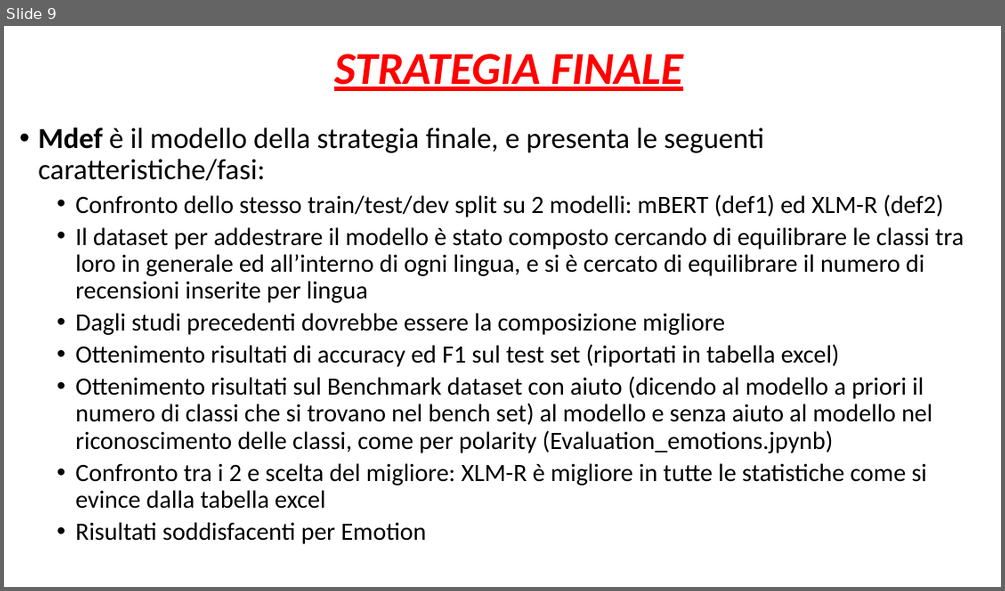
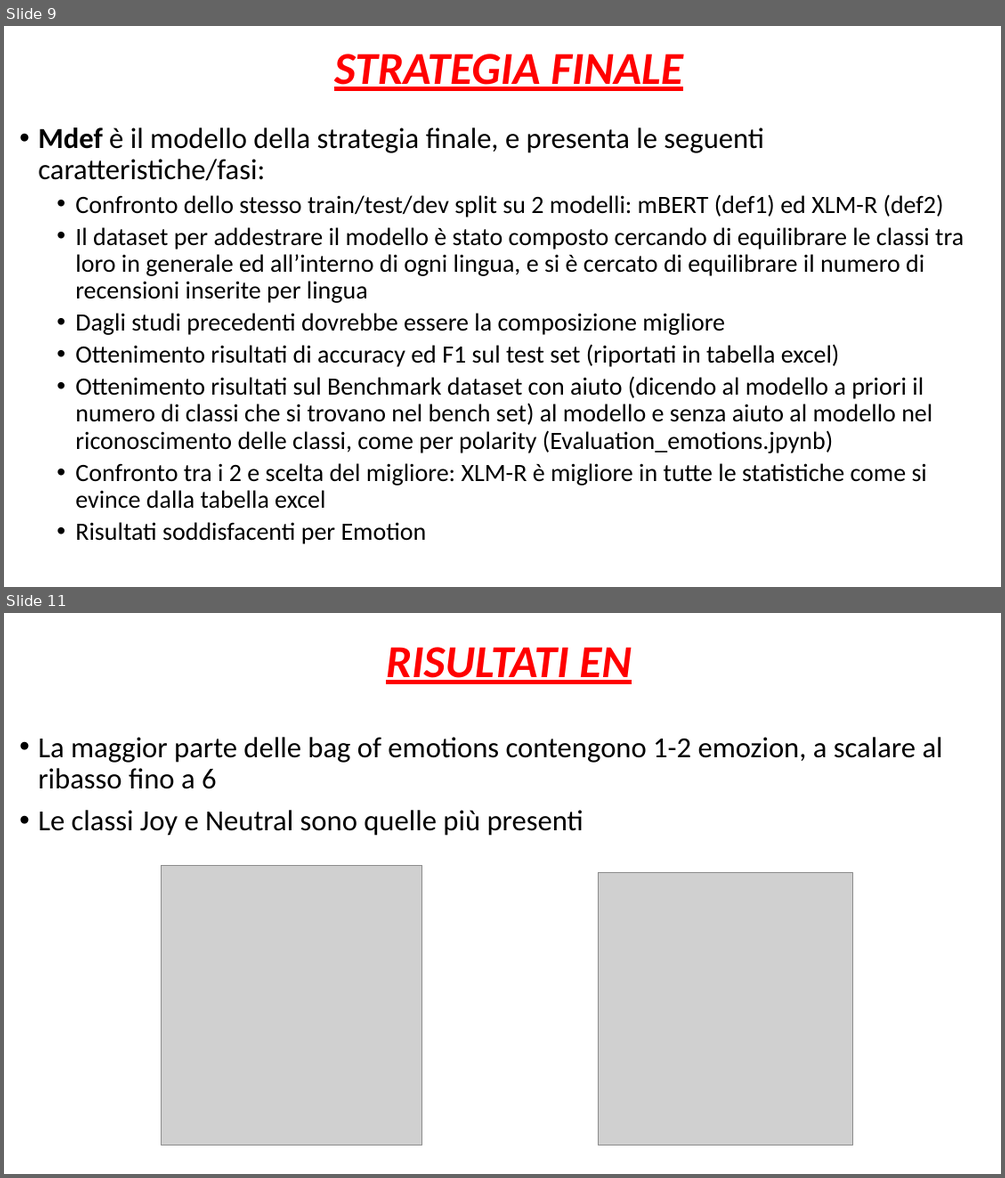
Before and after one commit to alefox1997/DataScience-Master-Thesis, a slide deck: Presentazioni/FT_Emotion.pptx. Shown one above the other, each under a label of ours: slide 9 before the commit, slides 9 and 11 after it; the slides between them are not shown. The pictures are 1005x591 and 1005x1178 pixels, drawn with LibreOffice and Linux fonts; fonts in the diff are those of the drawing; grey boxes stand for pictures. Boxes give left, top, right and bottom in pixels: in the first picture for what was removed or moved away, otherwise in the second. Text is boxed around its words. In the diff, an @@ line names an element or a change of style, - is before the commit and + after.

```diff
--- a/Presentazioni/FT_Emotion.pptx
+++ b/Presentazioni/FT_Emotion.pptx
@@ slide 11 added at bbox=[4, 613, 1001, 1174], background #FFFFFF @@
@@ title added at bbox=[386, 647, 631, 684], 44 pt, text #FF0000, bold, italic, underline @@
+RISULTATI EN
@@ text added at bbox=[38, 737, 943, 835], 28 pt, text #000000 @@
+• La maggior parte delle bag of emotions contengono 1-2 emozion, a scalare al ribasso fino a 6
+• Le classi Joy e Neutral sono quelle più presenti
@@ picture added at bbox=[161, 865, 422, 1144] @@
@@ picture added at bbox=[599, 873, 853, 1144] @@
```
Also in this commit, not shown: 3 other slides added, 1 slide removed.
